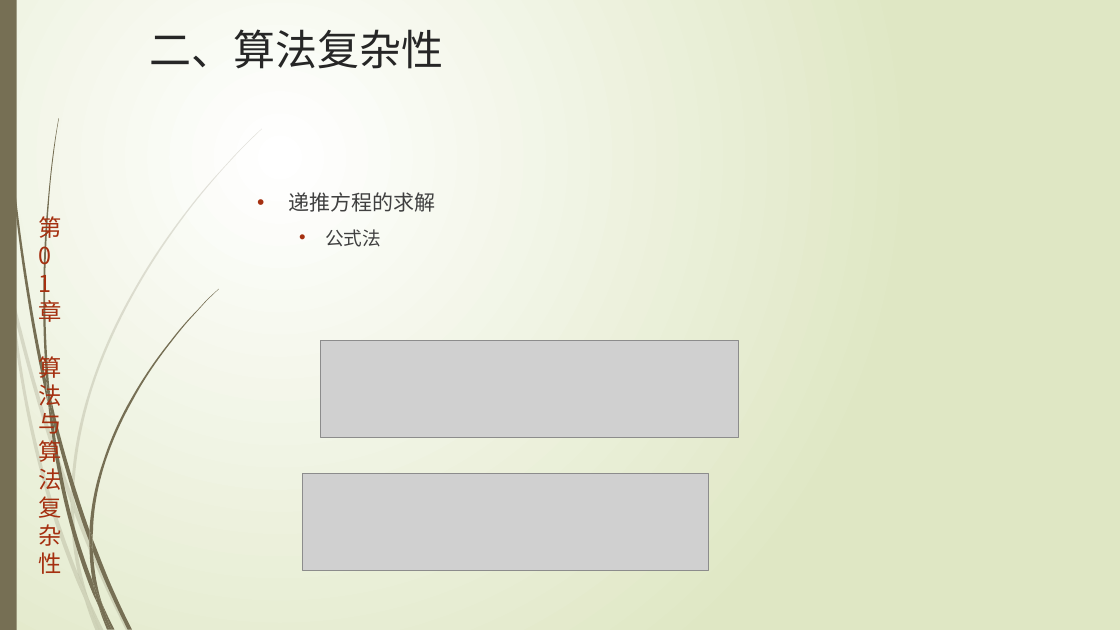
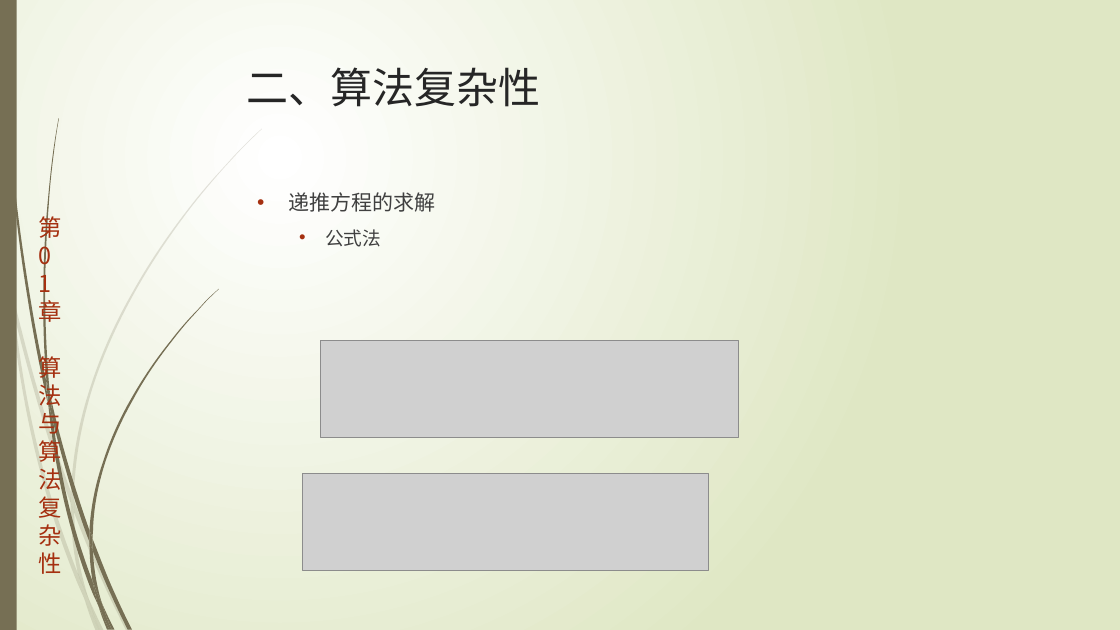
Before and after one commit to TeacherPeng/AlgorithmDesign, a slide deck: slide 15 of 教案/第01章.算法与算法复杂性.pptx (slide 13 before the commit). Drawn at 1120x630 pixels with LibreOffice and Linux fonts; fonts in the diff are those of the drawing; grey boxes stand for pictures. Boxes give left, top, right and bottom in pixels: in the first picture for what was removed or moved away, otherwise in the second. Text is boxed around its words. In the diff, an @@ line names an element or a change of style, - is before the commit and + after.

```diff
--- a/教案/第01章.算法与算法复杂性.pptx
+++ b/教案/第01章.算法与算法复杂性.pptx
@@ title "二、算法复杂性": place and size @@
-title "二、算法复杂性" at box(149, 29, 443, 69)
+title "二、算法复杂性" at box(247, 67, 541, 107)
```
Also in this commit, not shown: 5 other slides changed, 2 slides added.
